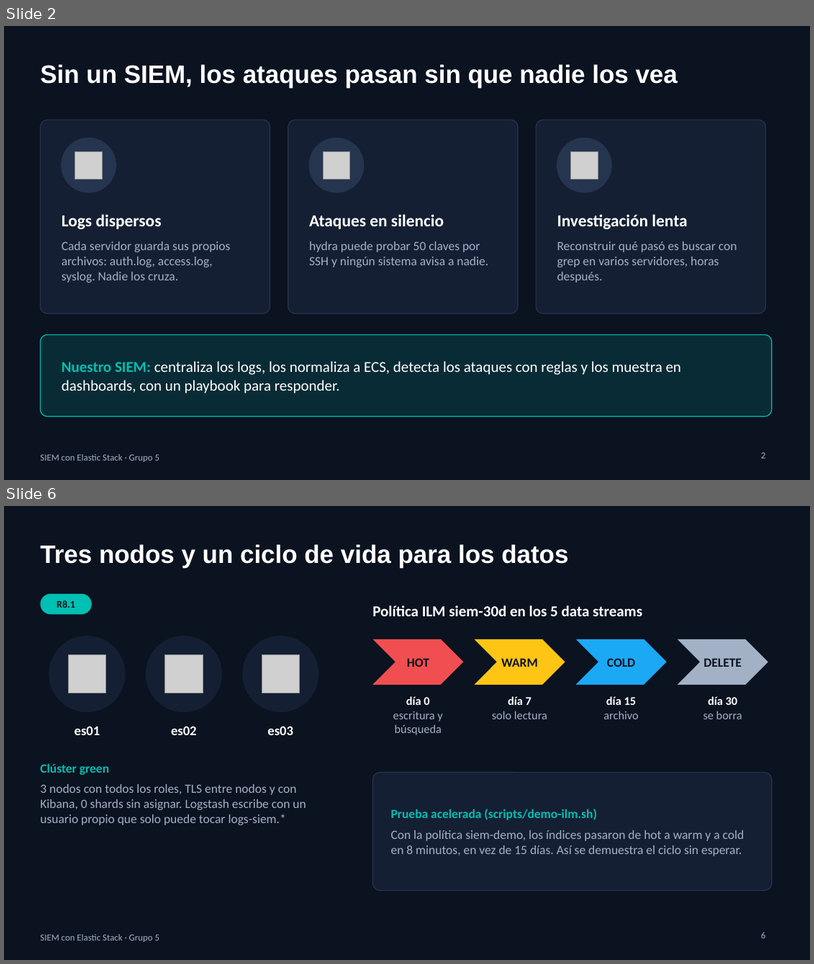
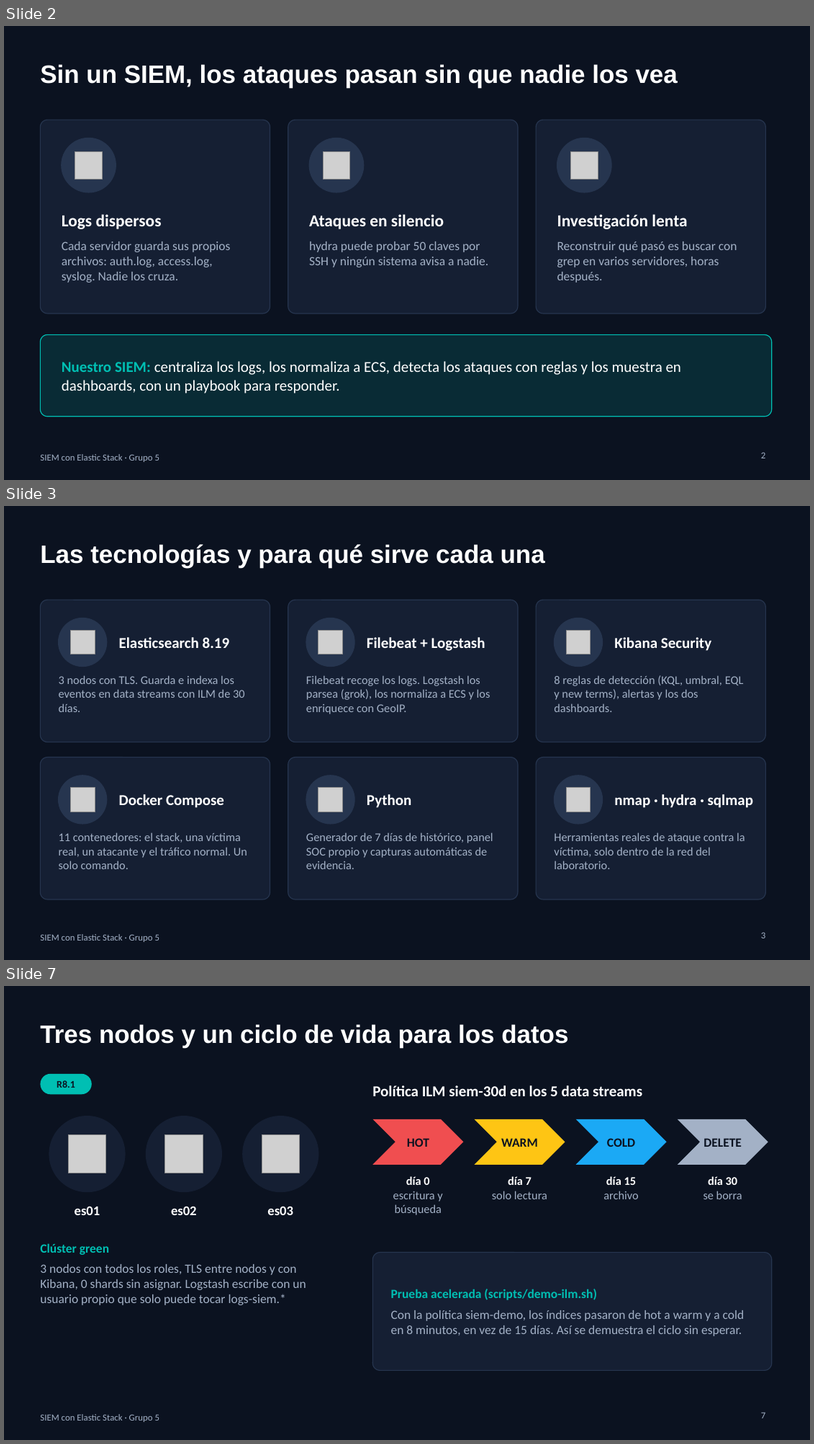
Before and after one commit to ballesterossmartsolutionssas/siem-elastic-grupo5, a slide deck: diapositivas/SIEM-Grupo5.pptx. Shown one above the other, each under a label of ours: slides 2 and 6 before the commit, slides 2, 3 and 7 after it; the slides between them are not shown. The pictures are 814x964 and 814x1444 pixels, drawn with LibreOffice and Linux fonts; fonts in the diff are those of the drawing; grey boxes stand for pictures. Boxes give left, top, right and bottom in pixels: in the first picture for what was removed or moved away, otherwise in the second. Text is boxed around its words. In the diff, an @@ line names an element or a change of style, - is before the commit and + after.

Commit message:
Panel SOC: cumplimiento en vivo, salud, anomalías e investigación guiada; regla de anomalía new terms
- Franja R8.1-R8.8 que se pone en verde con las mediciones reales
- Salud del sistema: heap, disco y CPU por nodo, fases de ILM y retraso de la ingesta
- Detección de anomalías de volumen (z-score contra la línea base de 24 h)
- Incidentes agrupados por regla e IP, críticos arriba; top de IPs sin visitas normales
- Ficha de la IP con fallos, ingresos exitosos, puertos y herramienta
- Investigación guiada (R8.7 y R8.8): playbook con cronómetro que se guarda en siem-investigaciones
- reglas/08: ingreso SSH con usuario + IP nunca vistos en 7 días (new terms)
- Diapositivas (18) con Tecnologías, Investigación guiada y Conclusiones; guion y evidencias al día

```diff
--- a/diapositivas/SIEM-Grupo5.pptx
+++ b/diapositivas/SIEM-Grupo5.pptx
@@ slide 3 added at box(4, 506, 810, 960), background #0B1220; not listed: 1 template element that a slide beside it also shows @@
@@ title added at box(40, 544, 545, 567), 30 pt, text #FFFFFF, bold @@
+Las tecnologías y para qué sirve cada una
@@ rounded rectangle added at box(40, 600, 270, 742), fill #151F33, outline #26354F 1 pt @@
@@ rounded rectangle added at box(288, 600, 518, 742), fill #151F33, outline #26354F 1 pt @@
@@ rounded rectangle added at box(536, 600, 766, 742), fill #151F33, outline #26354F 1 pt @@
@@ ellipse added at box(59, 618, 107, 667), fill #26354F, outline #26354F 1 pt @@
@@ picture added at box(70, 630, 95, 654) @@
@@ ellipse added at box(306, 618, 355, 667), fill #26354F, outline #26354F 1 pt @@
@@ picture added at box(319, 630, 343, 654) @@
@@ ellipse added at box(555, 618, 603, 667), fill #26354F, outline #26354F 1 pt @@
@@ picture added at box(566, 630, 591, 654) @@
@@ text added at box(119, 637, 229, 648), 18 pt, text #FFFFFF, bold @@
+Elasticsearch 8.19
@@ text added at box(367, 637, 486, 651), 18 pt, text #FFFFFF, bold @@
+Filebeat + Logstash
@@ text added at box(615, 637, 712, 651), 18 pt, text #FFFFFF, bold @@
+Kibana Security
@@ text added at box(59, 675, 245, 712), 14 pt, text #A3B1C6 @@
+3 nodos con TLS. Guarda e indexa los eventos en data streams con ILM de 30 días.
@@ text added at box(306, 675, 491, 714), 14 pt, text #A3B1C6 @@
+Filebeat recoge los logs. Logstash los parsea (grok), los normaliza a ECS y los enriquece con GeoIP.
@@ text added at box(554, 675, 744, 712), 14 pt, text #A3B1C6 @@
+8 reglas de detección (KQL, umbral, EQL y new terms), alertas y los dos dashboards.
@@ rounded rectangle added at box(40, 757, 270, 899), fill #151F33, outline #26354F 1 pt @@
@@ rounded rectangle added at box(288, 757, 518, 899), fill #151F33, outline #26354F 1 pt @@
@@ rounded rectangle added at box(536, 757, 766, 899), fill #151F33, outline #26354F 1 pt @@
@@ ellipse added at box(59, 775, 107, 824), fill #26354F, outline #26354F 1 pt @@
@@ ellipse added at box(306, 775, 355, 824), fill #26354F, outline #26354F 1 pt @@
@@ ellipse added at box(555, 775, 603, 824), fill #26354F, outline #26354F 1 pt @@
@@ picture added at box(70, 788, 95, 811) @@
@@ text added at box(119, 794, 224, 808), 18 pt, text #FFFFFF, bold @@
+Docker Compose
@@ picture added at box(319, 788, 343, 811) @@
@@ text added at box(367, 794, 412, 808), 18 pt, text #FFFFFF, bold @@
+Python
@@ picture added at box(566, 788, 591, 811) @@
@@ text added at box(615, 794, 754, 808), 18 pt, text #FFFFFF, bold @@
+nmap · hydra · sqlmap
@@ text added at box(59, 832, 247, 869), 14 pt, text #A3B1C6 @@
+11 contenedores: el stack, una víctima real, un atacante y el tráfico normal. Un solo comando.
@@ text added at box(306, 832, 494, 869), 14 pt, text #A3B1C6 @@
+Generador de 7 días de histórico, panel SOC propio y capturas automáticas de evidencia.
@@ text added at box(554, 832, 746, 869), 14 pt, text #A3B1C6 @@
+Herramientas reales de ataque contra la víctima, solo dentro de la red del laboratorio.
@@ page number added at box(761, 932, 766, 938), 11 pt, text #A3B1C6 @@
+3
@@ what was slide 6 is now slide 7 @@
@@ page number at box(761, 1412, 766, 1418): text changed @@
-6
+7
```
Also in this commit, not shown: 8 slides changed, 2 other slides added, 15 other files.
